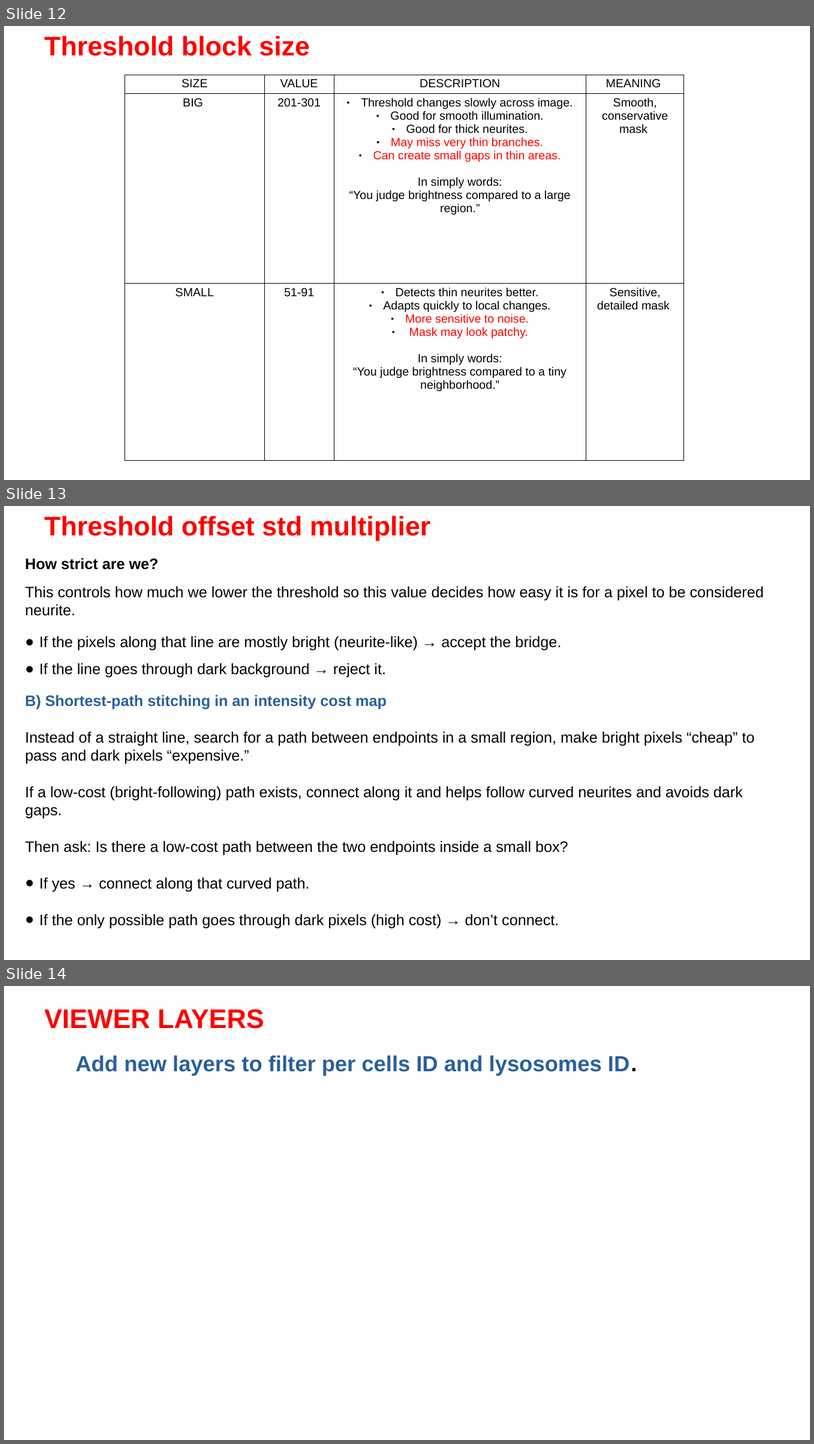
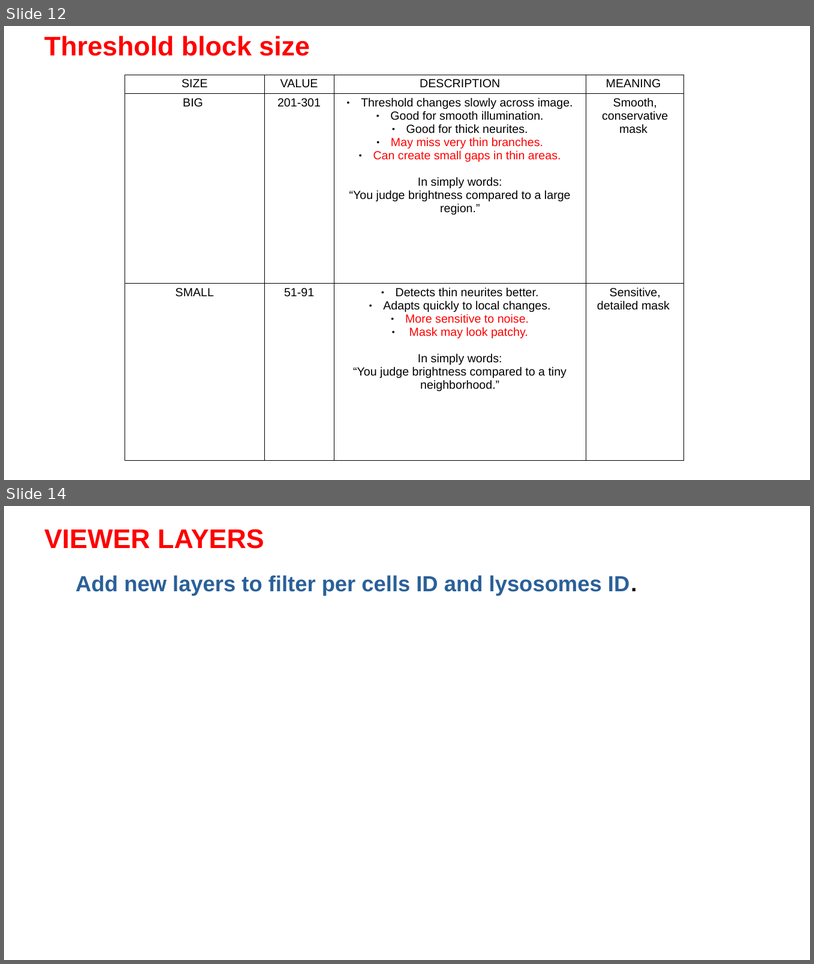
Before and after one commit to Nahuel88Ar/Lysosomes, a slide deck: UPDATE 19-2.pptx. Shown one above the other, each under a label of ours: slides 12, 13 and 14 before the commit, slides 12 and 14 after it; the slides between them are not shown. The pictures are 814x1444 and 814x964 pixels, drawn with LibreOffice and Linux fonts; fonts in the diff are those of the drawing; background and template pictures are left out. Boxes give left, top, right and bottom in pixels: in the first picture for what was removed or moved away, otherwise in the second. Text is boxed around its words. In the diff, an @@ line names an element or a change of style, - is before the commit and + after.

```diff
--- a/UPDATE 19-2.pptx
+++ b/UPDATE 19-2.pptx
@@ slide 13 removed at [4,506,810,960], background picture (left out) @@
@@ title removed at [44,516,431,541] @@
-Threshold offset std multiplier
@@ text removed at [25,558,764,928] @@
-How strict are we?
-This controls how much we lower the threshold so this value decides how easy it is for a pixel to be considered neurite.
-● If the pixels along that line are mostly bright (neurite-like) → accept the bridge.
-● If the line goes through dark background → reject it.
-B) Shortest-path stitching in an intensity cost map
-Instead of a straight line, search for a path between endpoints in a small region, make bright pixels “cheap” to pass and dark pixels “expensive.”
-If a low-cost (bright-following) path exists, connect along it and helps follow curved neurites and avoids dark gaps.
-Then ask: Is there a low-cost path between the two endpoints inside a small box?
-● If yes → connect along that curved path.
-● If the only possible path goes through dark pixels (high cost) → don’t connect.
```
Also in this commit, not shown: 1 slide added, 1 other file.
